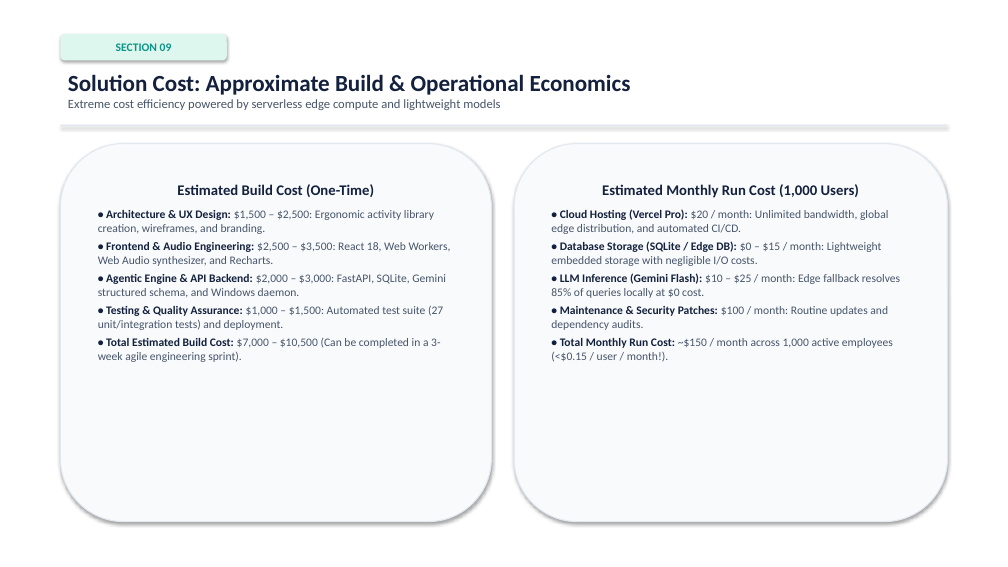
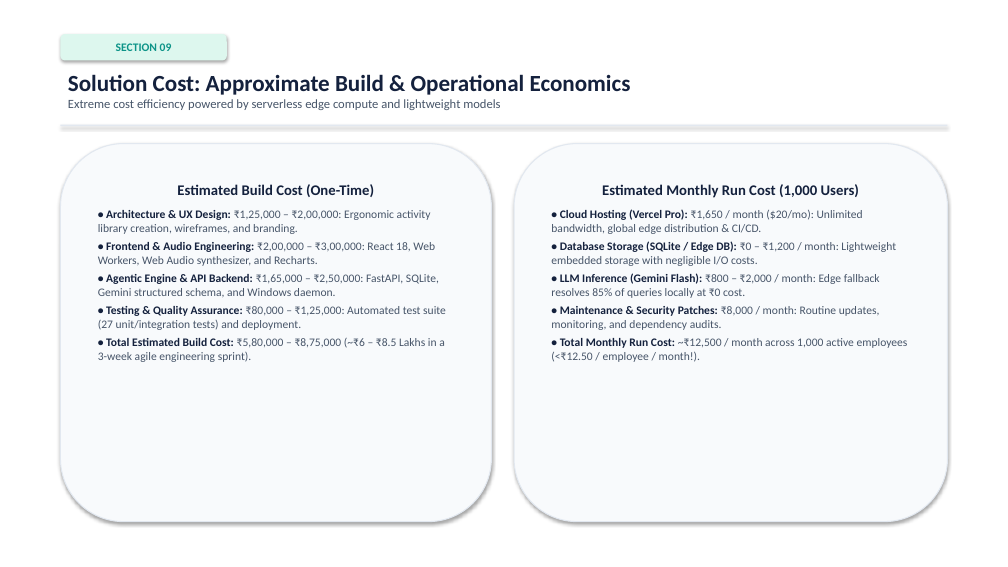
Before and after one commit to 53yelureprathemesh-bot/Vybe-AI, a slide deck: slide 8 of VybeAI_WorkplaceWellnessAgent/VybeAI_WorkplaceWellnessAgent_Presentation.pptx. Drawn at 1008x567 pixels with LibreOffice and Linux fonts; fonts in the diff are those of the drawing. Boxes give left, top, right and bottom in pixels: in the first picture for what was removed or moved away, otherwise in the second. Text is boxed around its words. In the diff, an @@ line names an element or a change of style, - is before the commit and + after.

```diff
--- a/VybeAI_WorkplaceWellnessAgent/VybeAI_WorkplaceWellnessAgent_Presentation.pptx
+++ b/VybeAI_WorkplaceWellnessAgent/VybeAI_WorkplaceWellnessAgent_Presentation.pptx
@@ text in rounded rectangle at (x1=551, y1=209, x2=908, y2=362): text changed @@
-• Cloud Hosting (Vercel Pro): $20 / month: Unlimited bandwidth, global edge distribution, and automated CI/CD.
-• Database Storage (SQLite / Edge DB): $0 – $15 / month: Lightweight embedded storage with negligible I/O costs.
-• LLM Inference (Gemini Flash): $10 – $25 / month: Edge fallback resolves 85% of queries locally at $0 cost.
-• Maintenance & Security Patches: $100 / month: Routine updates and dependency audits.
-• Total Monthly Run Cost: ~$150 / month across 1,000 active employees (<$0.15 / user / month!).
+• Cloud Hosting (Vercel Pro): ₹1,650 / month ($20/mo): Unlimited bandwidth, global edge distribution & CI/CD.
+• Database Storage (SQLite / Edge DB): ₹0 – ₹1,200 / month: Lightweight embedded storage with negligible I/O costs.
+• LLM Inference (Gemini Flash): ₹800 – ₹2,000 / month: Edge fallback resolves 85% of queries locally at ₹0 cost.
+• Maintenance & Security Patches: ₹8,000 / month: Routine updates, monitoring, and dependency audits.
+• Total Monthly Run Cost: ~₹12,500 / month across 1,000 active employees (<₹12.50 / employee / month!).
@@ text in rounded rectangle at (x1=98, y1=210, x2=446, y2=362): text changed @@
-• Architecture & UX Design: $1,500 – $2,500: Ergonomic activity library creation, wireframes, and branding.
-• Frontend & Audio Engineering: $2,500 – $3,500: React 18, Web Workers, Web Audio synthesizer, and Recharts.
-• Agentic Engine & API Backend: $2,000 – $3,000: FastAPI, SQLite, Gemini structured schema, and Windows daemon.
-• Testing & Quality Assurance: $1,000 – $1,500: Automated test suite (27 unit/integration tests) and deployment.
-• Total Estimated Build Cost: $7,000 – $10,500 (Can be completed in a 3-week agile engineering sprint).
+• Architecture & UX Design: ₹1,25,000 – ₹2,00,000: Ergonomic activity library creation, wireframes, and branding.
+• Frontend & Audio Engineering: ₹2,00,000 – ₹3,00,000: React 18, Web Workers, Web Audio synthesizer, and Recharts.
+• Agentic Engine & API Backend: ₹1,65,000 – ₹2,50,000: FastAPI, SQLite, Gemini structured schema, and Windows daemon.
+• Testing & Quality Assurance: ₹80,000 – ₹1,25,000: Automated test suite (27 unit/integration tests) and deployment.
+• Total Estimated Build Cost: ₹5,80,000 – ₹8,75,000 (~₹6 – ₹8.5 Lakhs in a 3-week agile engineering sprint).
```
Also in this commit, not shown: 2 other slides changed, 2 other files.
